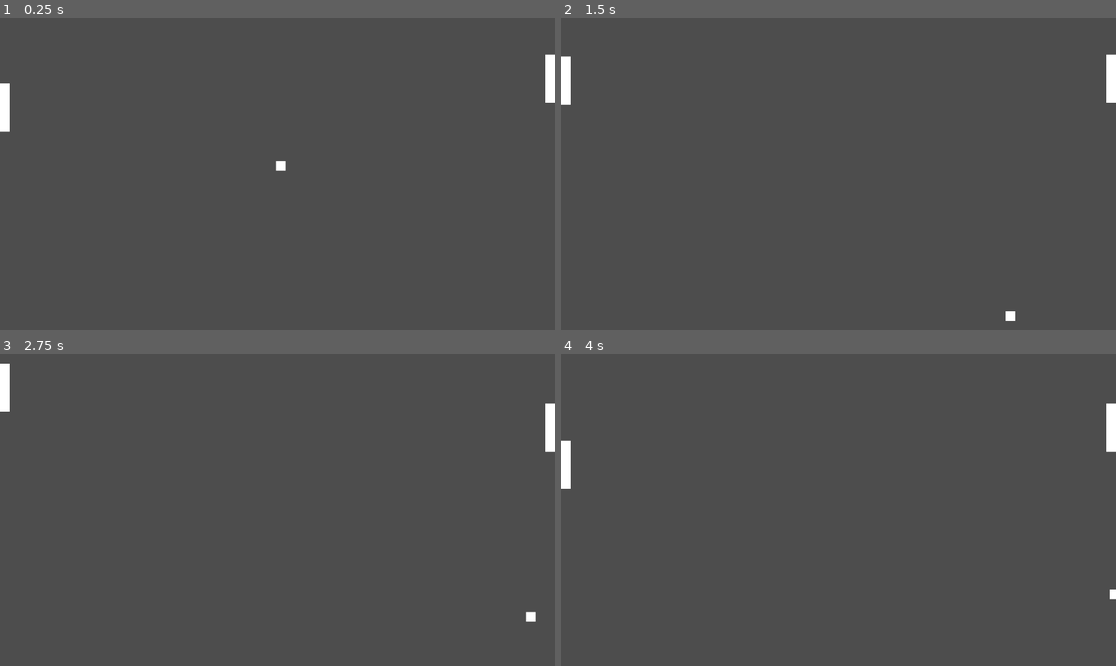
Above: before the commit, frames 1-4 (two rows, left to right).
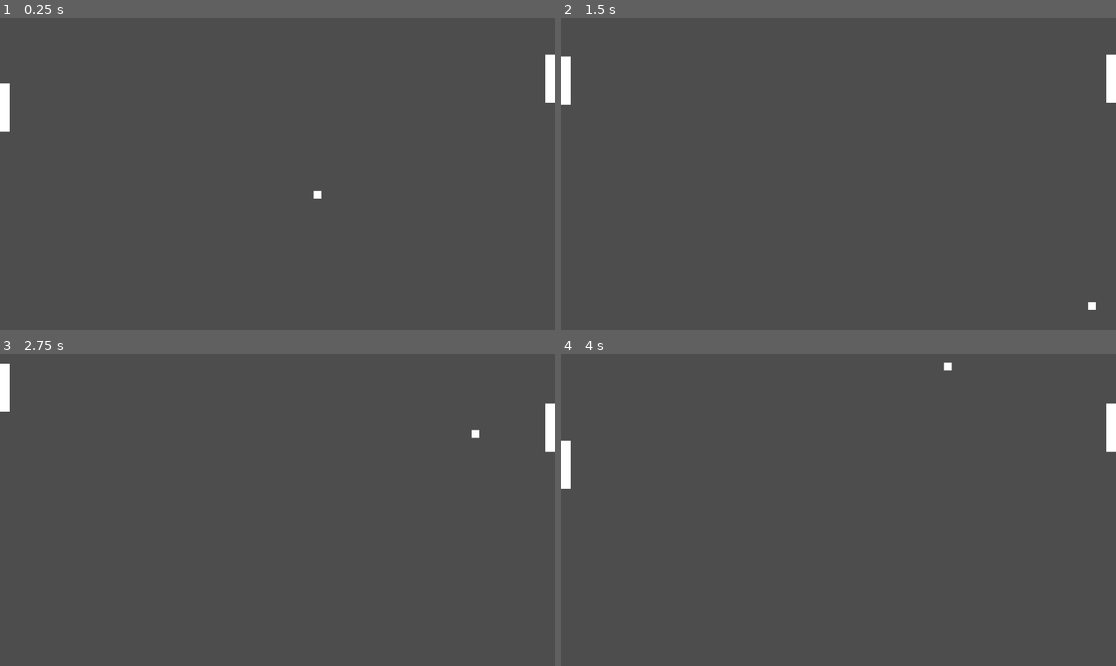
Above: after the commit, the same moments.

Repository: SpykieLucilius/Switch-Off-Pong
Game: Godot game, scene res://main.tscn
Two runs of this game, one before a commit and one after it. Both use one fixed random seed, a clock stepped at 60 frames per second and the inputs below.
Inputs:
- Up to frame 1 (0.25 s): no input
- Up to frame 2 (1.5 s): hold W (p1_Up) 0.53-1.28 s; tap Down (p2_Down) at 0.6 s; hold S (p1_Down) from 1.28 s (still down); tap Up (p2_Up) at 1.35 s
- Up to frame 3 (2.75 s): release S (p1_Down) at 2.03 s; hold W (p1_Up) from 2.03 s (still down); tap Down (p2_Down) at 2.1 s
- Up to frame 4 (4 s): tap Up (p2_Up) at 2.85 s; release W (p1_Up) at 3.53 s; hold S (p1_Down) from 3.53 s (still down); tap Down (p2_Down) at 3.6 s

The runs differ from the first frame. In frame 1, 0.1% of the frame differs, in the area x 49-58%, y 45-58%; in frame 2, less than 0.1%; in frame 3, 0.1%, in the area x 84-97%, y 24-86%; in frame 4, less than 0.1%.

Commit message:
basic pong mechanic

Diff:
--- a/ball.gd
+++ b/ball.gd
@@ -1,9 +1,22 @@
 extends CharacterBody2D
 
 var speed = 400.0
-var direction = Vector2(1, 1).normalized()
+var direction = Vector2.ZERO
+
+func _ready():
+	reset()
 
 func _physics_process(delta):
 	var collision = move_and_collide(direction * speed * delta)
 	if collision:
-		direction = direction.bounce(collision.get_normal())
+		var normale = collision.get_normal()
+		if direction.dot(normale) < 0:
+			direction = direction.bounce(normale)
+			position += normale * (collision.get_depth() + 1.0)
+
+func reset():
+	var screen_center = get_viewport().get_visible_rect().size / 2.0
+	global_position = screen_center
+	var dir_x = [-1, 1].pick_random()
+	var dir_y = randf_range(-0.8, 0.8)
+	direction = Vector2(dir_x, dir_y).normalized()
--- a/main.gd
+++ b/main.gd
@@ -13,9 +13,9 @@
 
 func _on_goal_left_body_entered(body: Node2D) -> void:
 	if body.name == "Ball":
-		body.position = get_viewport_rect().size / 2
+		body.reset()
 
 
 func _on_goal_right_body_entered(body: Node2D) -> void:
 	if body.name == "Ball":
-		body.position = get_viewport_rect().size / 2
+		body.reset()
--- a/main.tscn
+++ b/main.tscn
@@ -9,6 +9,7 @@
 size = Vector2(20, 100)
 
 [sub_resource type="RectangleShape2D" id="RectangleShape2D_ig7tw"]
+size = Vector2(16, 16)
 
 [sub_resource type="RectangleShape2D" id="RectangleShape2D_0xm2m"]
 size = Vector2(1152, 8)
@@ -50,16 +51,16 @@
 shape = SubResource("RectangleShape2D_7dm0k")
 
 [node name="Ball" type="CharacterBody2D" parent="." unique_id=171934698]
+collision_layer = 2
 script = ExtResource("3_h2yge")
 
 [node name="ColorRect" type="ColorRect" parent="Ball" unique_id=707804166]
-offset_left = 502.0
-offset_top = 226.0
-offset_right = 522.0
-offset_bottom = 246.0
+offset_left = -8.0
+offset_top = -8.0
+offset_right = 8.0
+offset_bottom = 8.0
 
 [node name="CollisionShape2D" type="CollisionShape2D" parent="Ball" unique_id=1912495488]
-position = Vector2(512, 236)
 shape = SubResource("RectangleShape2D_ig7tw")
 
 [node name="WallTop" type="StaticBody2D" parent="." unique_id=980222559]
@@ -75,12 +76,14 @@
 shape = SubResource("RectangleShape2D_0xm2m")
 
 [node name="GoalLeft" type="Area2D" parent="." unique_id=289059857]
+collision_mask = 2
 
 [node name="CollisionShape2D" type="CollisionShape2D" parent="GoalLeft" unique_id=1061960828]
 position = Vector2(-4, 324)
 shape = SubResource("RectangleShape2D_h2yge")
 
 [node name="GoalRight" type="Area2D" parent="." unique_id=2044176091]
+collision_mask = 2
 
 [node name="CollisionShape2D" type="CollisionShape2D" parent="GoalRight" unique_id=2110132512]
 position = Vector2(1156, 324)
